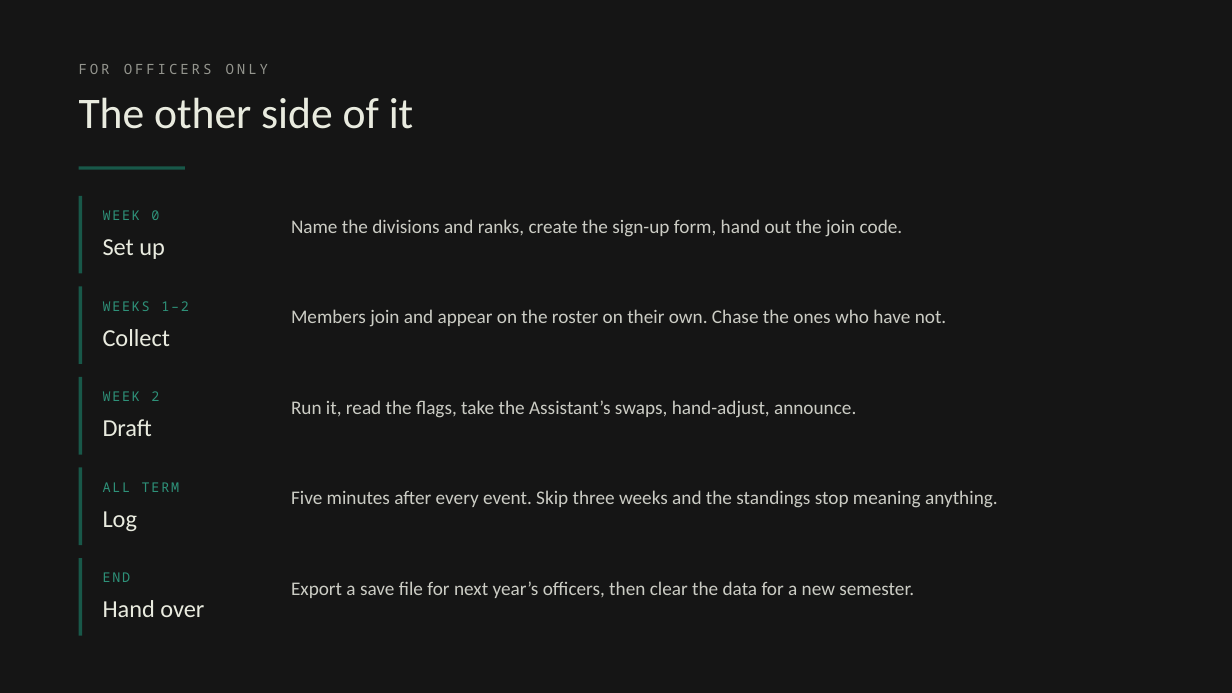
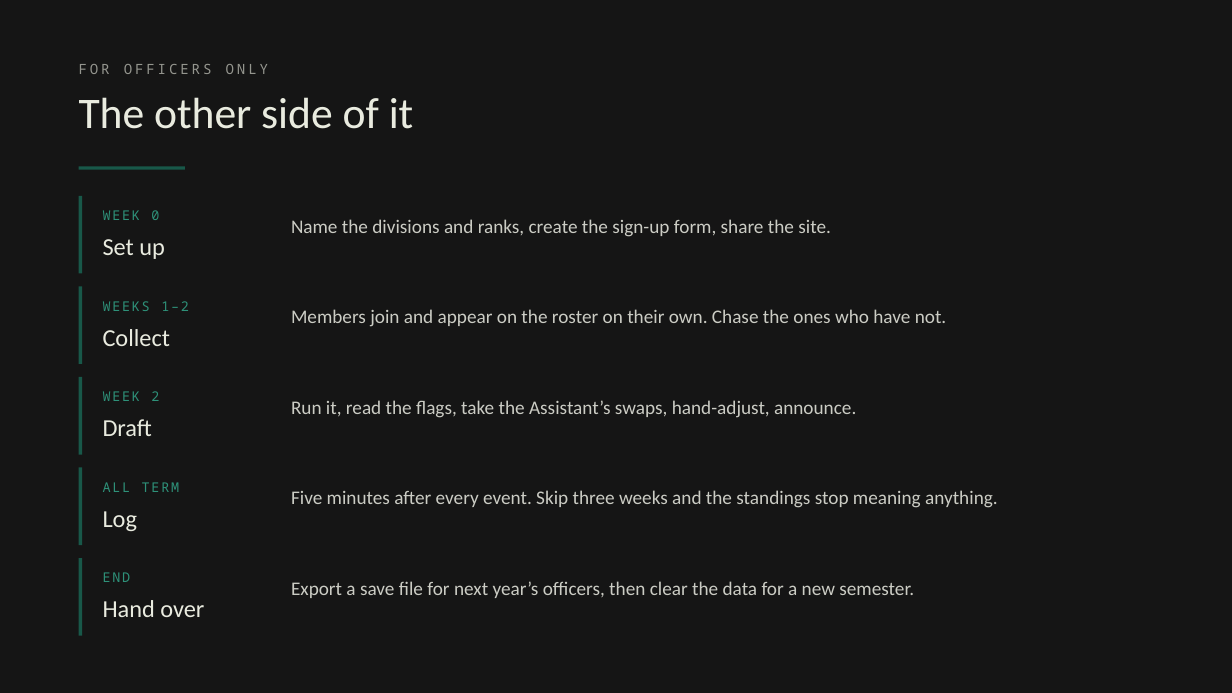
Before and after one commit to Slifronic/org-draft, a slide deck: slide 15 of slides/PBL-orientation.pptx. Drawn at 1232x693 pixels with LibreOffice and Linux fonts; fonts in the diff are those of the drawing. Boxes give left, top, right and bottom in pixels: in the first picture for what was removed or moved away, otherwise in the second. Text is boxed around its words. In the diff, an @@ line names an element or a change of style, - is before the commit and + after.

```diff
--- a/slides/PBL-orientation.pptx
+++ b/slides/PBL-orientation.pptx
@@ text at box(291, 219, 831, 237): text changed @@
-Name the divisions and ranks, create the sign-up form, hand out the join code.
+Name the divisions and ranks, create the sign-up form, share the site.
```
Also in this commit, not shown: 3 other slides changed, 34 other files.
